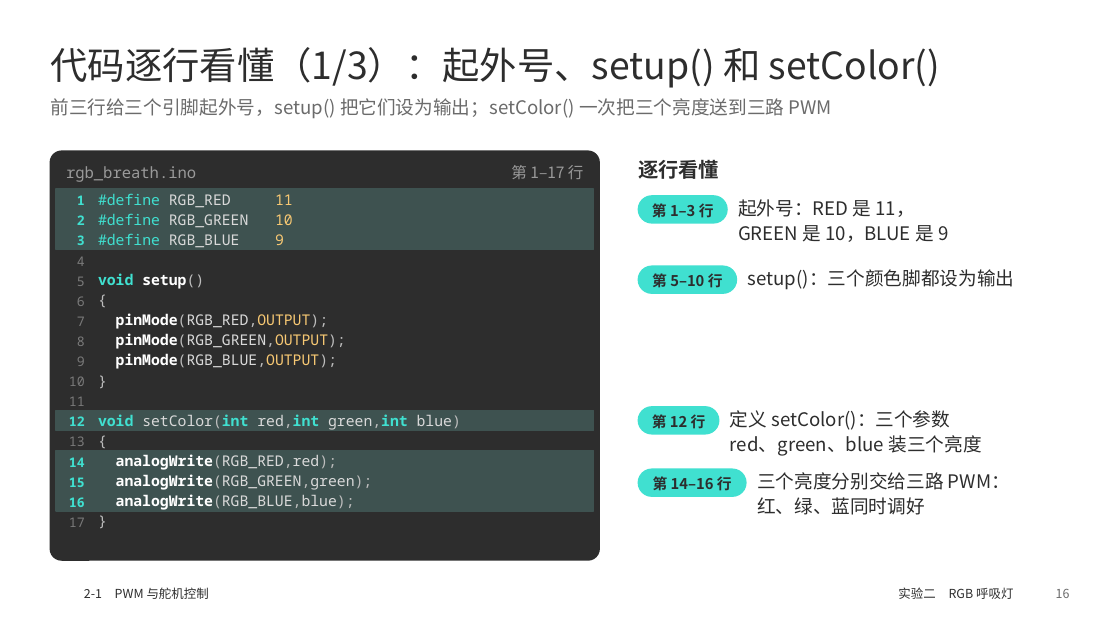
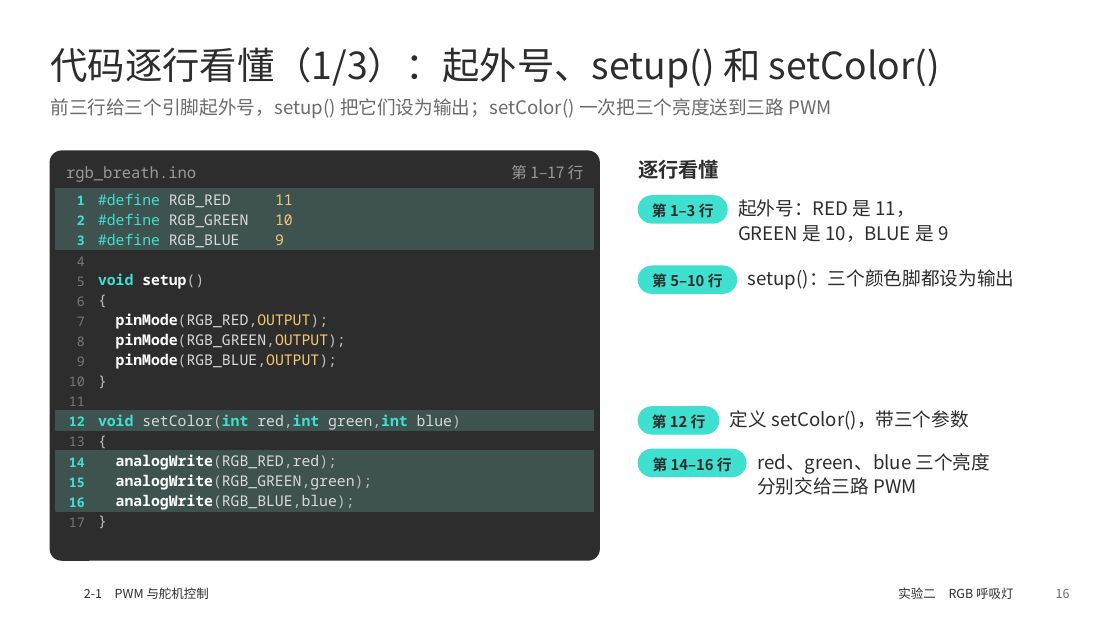
Before and after one commit to memoryzm214/Ericzm214, a slide deck: slide 16 of arduino-ppt/output/2-1_PWM_RGB呼吸灯_舵机_摇杆.pptx. Drawn at 1120x630 pixels with LibreOffice and Linux fonts; fonts in the diff are those of the drawing; background and template pictures are left out. Boxes give left, top, right and bottom in pixels: in the first picture for what was removed or moved away, otherwise in the second. Text is boxed around its words. In the diff, an @@ line names an element or a change of style, - is before the commit and + after.

```diff
--- a/arduino-ppt/output/2-1_PWM_RGB呼吸灯_舵机_摇杆.pptx
+++ b/arduino-ppt/output/2-1_PWM_RGB呼吸灯_舵机_摇杆.pptx
@@ text at bbox=[730, 410, 968, 430]: text changed @@
-定义 setColor()：三个参数
-red、green、blue 装三个亮度
+定义 setColor()，带三个参数
@@ text "第 14–16 行": place and size @@
-text "第 14–16 行" at bbox=[653, 476, 732, 491]
+text "第 14–16 行" at bbox=[653, 457, 732, 472]
@@ rounded rectangle: place and size @@
-rounded rectangle at bbox=[638, 469, 746, 496]
+rounded rectangle at bbox=[638, 449, 746, 476]
@@ text at bbox=[757, 453, 991, 495]: text changed @@
-三个亮度分别交给三路 PWM：
-红、绿、蓝同时调好
+red、green、blue 三个亮度
+分别交给三路 PWM
```
Also in this commit, not shown: 10 other slides changed, 3 other files.
